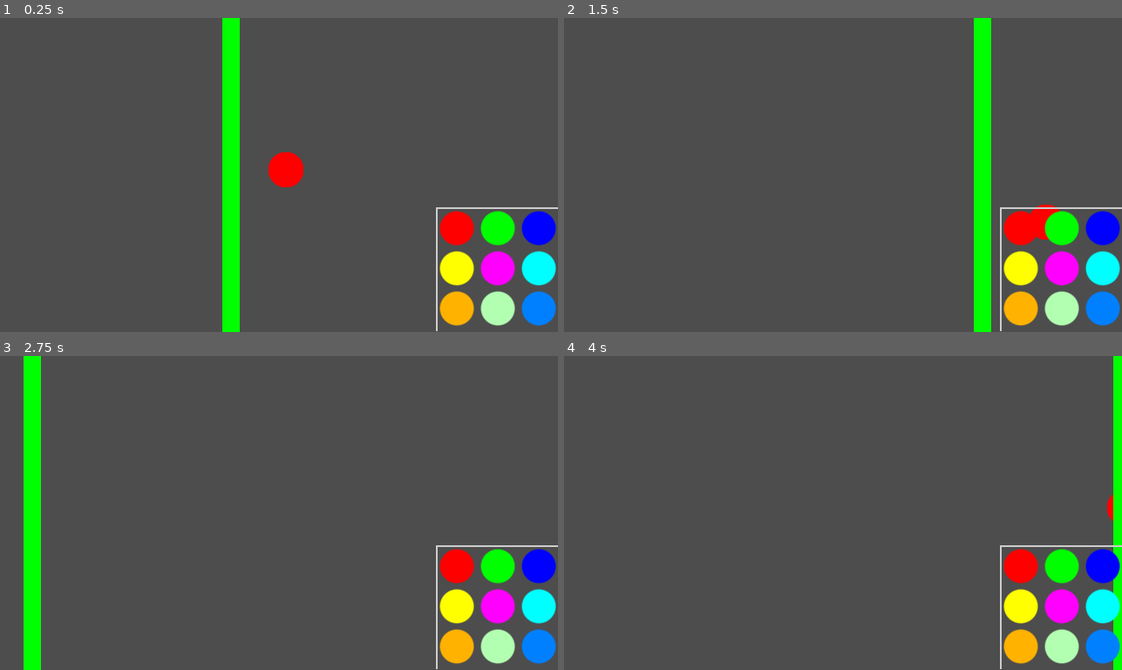
Above: before the commit, frames 1-4 (two rows, left to right).
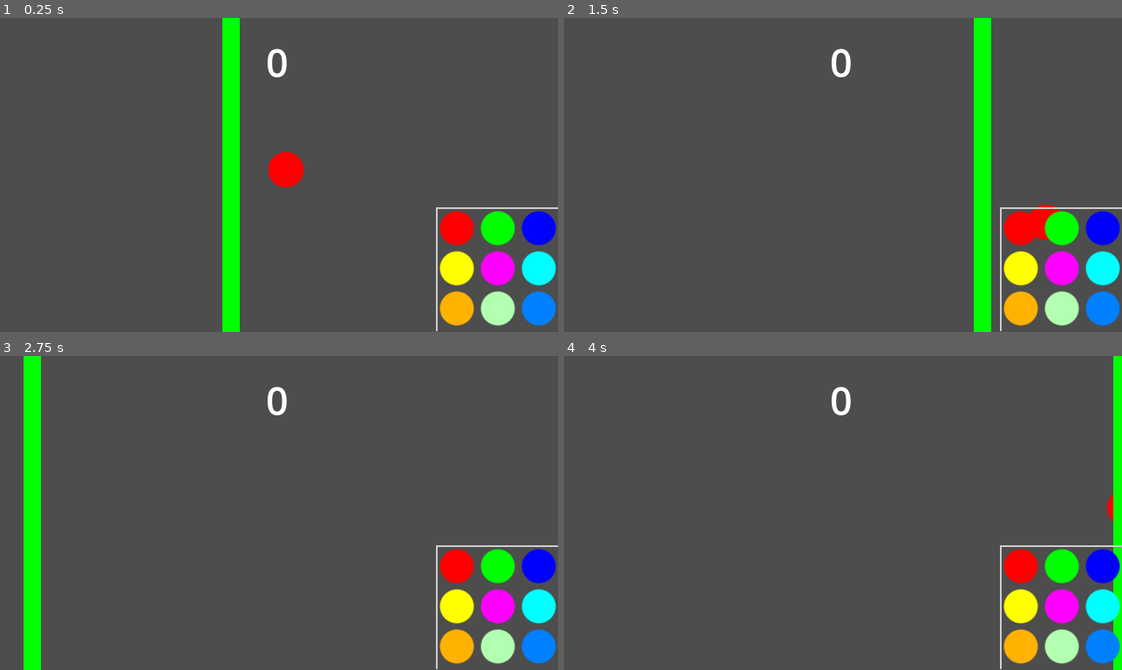
Above: after the commit, the same moments.

Repository: OutworldToast/circolour
Game: Godot game, scene res://src/game/game.tscn
Two runs of this game, one before a commit and one after it. Both use one fixed random seed, a clock stepped at 60 frames per second and the inputs below.
Inputs:
- Up to frame 1 (0.25 s): no input
- Up to frame 2 (1.5 s): tap Enter at 0.5 s; hold D (move_right) 0.53-1.28 s; hold S (move_down) from 1.28 s (still down)
- Up to frame 3 (2.75 s): release S (move_down) at 2.03 s; hold D (move_right) from 2.03 s (still down)
- Up to frame 4 (4 s): release D (move_right) at 2.78 s; hold W (move_up) 2.78-3.53 s; hold A (move_left) from 3.53 s (still down)

The runs differ from the first frame. In frame 1, 0.2% of the frame differs, in the area x 47-52%, y 9-19%; in frame 2, 0.2%; in frame 3, 0.2%; in frame 4, 0.2%.

Commit message:
added scoring + some sounds

Diff:
--- a/src/game/game.gd
+++ b/src/game/game.gd
@@ -20,6 +20,12 @@
 @onready var viewport_size: Vector2 = get_viewport().get_visible_rect().size
 
 const HUD_COLOUR_SCENE: PackedScene = preload("uid://dw1delj4qvwby")
+
+var current_score: int = 0:
+	set(value):
+		current_score = value
+		$CanvasLayer/HUD/ScoreLabel.text = str(current_score)
+
 
 func create_hud_color(colour: Color, key_string: String) -> void:
 
@@ -57,3 +63,12 @@
 		target_x = 0
 
 	line.move(Vector2(target_x, line.position.y), 1.5)
+
+
+func _on_player_score_earned() -> void:
+	current_score += 1
+	$PointEarnedAudio.play()
+
+func _on_player_game_over() -> void:
+	current_score = 0
+	$GameOverAudio.play()
--- a/src/game/game.tscn
+++ b/src/game/game.tscn
@@ -1,7 +1,9 @@
-[gd_scene load_steps=6 format=3 uid="uid://dfndd87h3w6cn"]
+[gd_scene load_steps=8 format=3 uid="uid://dfndd87h3w6cn"]
 
 [ext_resource type="PackedScene" uid="uid://d4ktd6y1j6nex" path="res://src/player.tscn" id="1_qnjlk"]
 [ext_resource type="Script" uid="uid://dpg1rdmwb32jc" path="res://src/game/game.gd" id="1_s6lek"]
+[ext_resource type="AudioStream" uid="uid://cgaaqkr8l08e8" path="res://sound/coin1.ogg" id="2_yarin"]
+[ext_resource type="AudioStream" uid="uid://btbxfdwj05kbf" path="res://sound/hurt1.ogg" id="3_jhw8o"]
 [ext_resource type="PackedScene" uid="uid://ch1jfy1gpg0q6" path="res://src/line/line.tscn" id="3_kgj8g"]
 [ext_resource type="PackedScene" uid="uid://dw1delj4qvwby" path="res://src/UI/hud_colour.tscn" id="4_l80un"]
 
@@ -14,6 +16,12 @@
 
 [node name="Game" type="Node2D"]
 script = ExtResource("1_s6lek")
+
+[node name="PointEarnedAudio" type="AudioStreamPlayer" parent="."]
+stream = ExtResource("2_yarin")
+
+[node name="GameOverAudio" type="AudioStreamPlayer" parent="."]
+stream = ExtResource("3_jhw8o")
 
 [node name="Player" parent="." instance=ExtResource("1_qnjlk")]
 position = Vector2(328, 174)
@@ -73,3 +81,16 @@
 
 [node name="HUDColour9" parent="CanvasLayer/HUD/PanelContainer/GridContainer" instance=ExtResource("4_l80un")]
 layout_mode = 2
+
+[node name="ScoreLabel" type="Label" parent="CanvasLayer/HUD"]
+layout_mode = 0
+offset_left = 298.0
+offset_top = 19.0
+offset_right = 338.0
+offset_bottom = 42.0
+theme_override_font_sizes/font_size = 45
+text = "0"
+horizontal_alignment = 1
+
+[connection signal="game_over" from="Player" to="." method="_on_player_game_over"]
+[connection signal="score_earned" from="Player" to="." method="_on_player_score_earned"]
--- a/src/player.gd
+++ b/src/player.gd
@@ -1,5 +1,8 @@
 extends Area2D
 class_name Player
+
+signal score_earned()
+signal game_over()
 
 @export var SPEED: float = 300.0
 
@@ -65,5 +68,7 @@
 	if area is Line:
 		var line = area as Line
 
-		if line.current_color != current_color:
-			print("game over")
+		if line.current_color == current_color:
+			score_earned.emit()
+		else:
+			game_over.emit()
Not shown, added: sound/coin1.ogg.import
Not shown, added: sound/gameover2.ogg.import
Not shown, added: sound/hurt1.ogg.import
Not shown, added: sound/coin1.ogg
Not shown, added: sound/gameover2.ogg
Not shown, added: sound/hurt1.ogg
